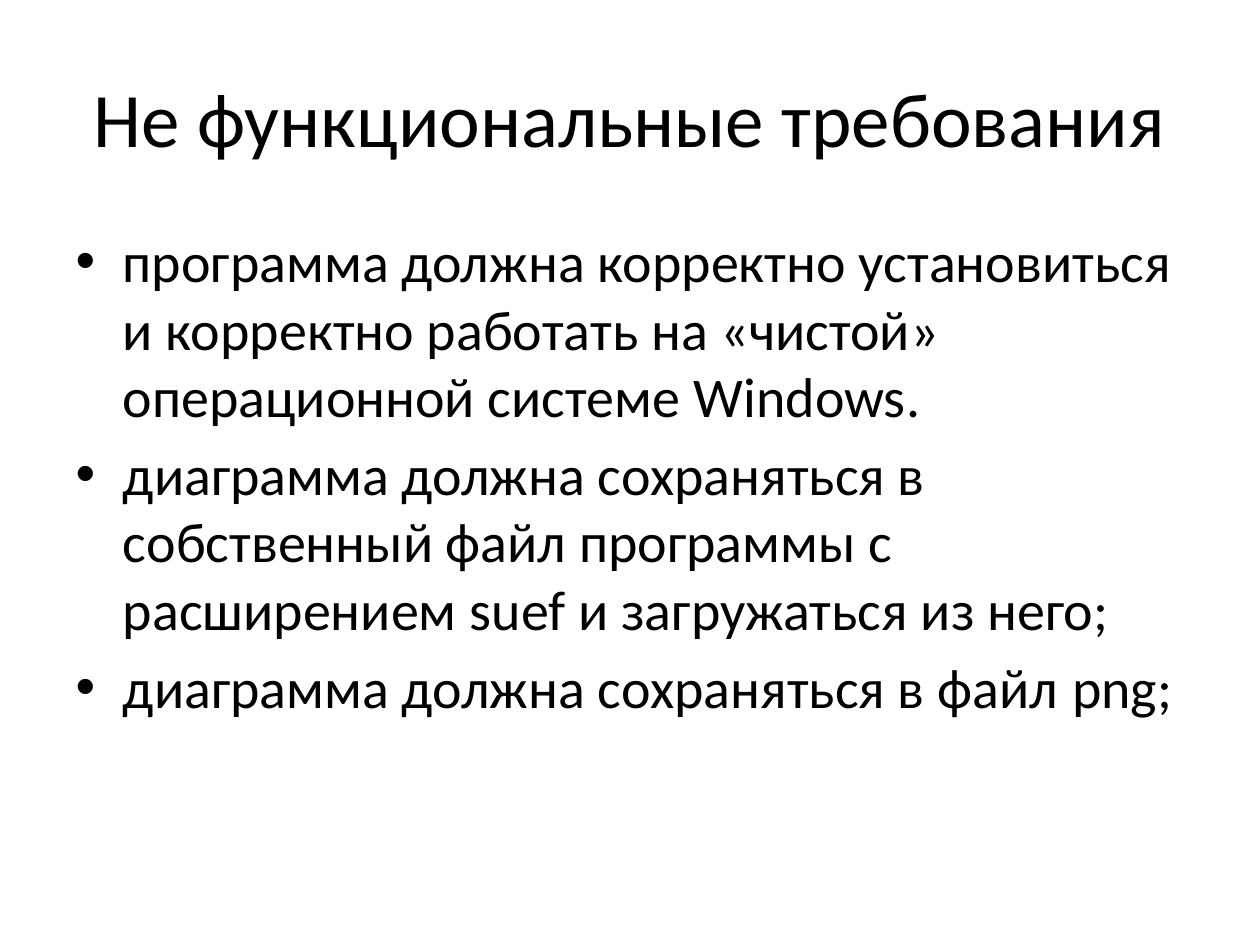
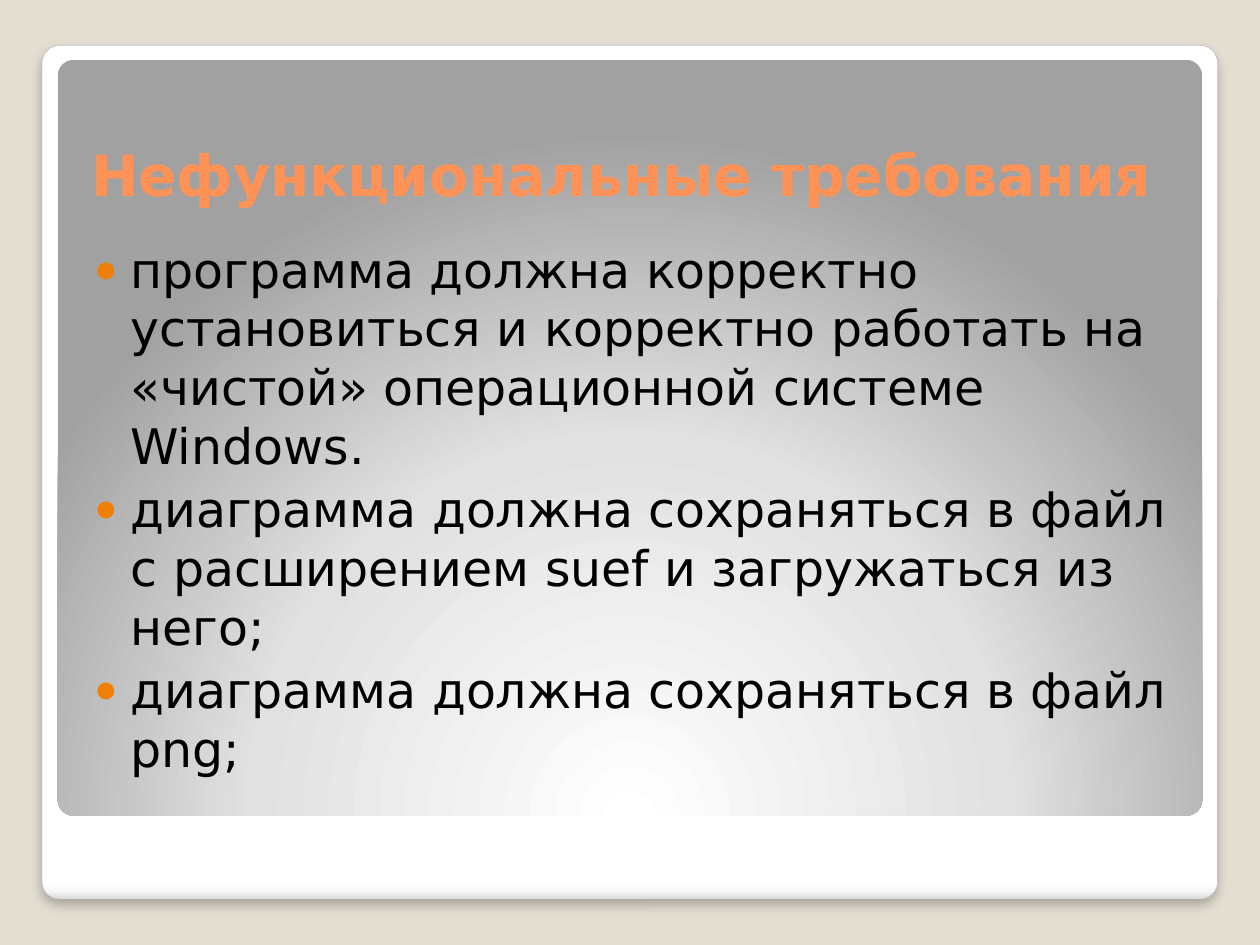
Before and after one commit to ARyaskov/SmilingMoose, a slide deck: slide 4 of Docs/ПрезентацияSumleditor.pptx. Drawn at 1260x945 pixels with LibreOffice and Linux fonts; fonts in the diff are those of the drawing. Boxes give left, top, right and bottom in pixels: in the first picture for what was removed or moved away, otherwise in the second. Text is boxed around its words. In the diff, an @@ line names an element or a change of style, - is before the commit and + after.

```diff
--- a/Docs/ПрезентацияSumleditor.pptx
+++ b/Docs/ПрезентацияSumleditor.pptx
@@ background #FFFFFF to #E3DED1 @@
@@ rounded rectangle added at [42,45,1217,900], fill gradient #FFFFFF to #F7F7F7 to #DADADA, outline #A4A4A4 0.16 pt @@
@@ rounded rectangle added at [58,59,1202,815], fill gradient #FFFFFF to #E1E1E1 to #A2A2A2 @@
@@ title removed at [94,94,1165,160] @@
-Не функциональные требования
@@ text "программа должна корректно установиться и ...": place and size @@
-text "программа должна корректно установиться и ..." at [123,254,1172,718]
+text "программа должна корректно установиться и ..." at [131,260,1166,778]
@@ text at [131,260,1166,778]: size 32 to 28 pt, font Calibri to DejaVu Sans in "программа должна корректно установиться и корректно работать ...", "диаграмма должна сохраняться в файл png;"; bullet • to ●; less space between paragraphs @@
@@ text at [131,489,1166,651]: text changed; size 32 to 28 pt; font Calibri to DejaVu Sans @@
-• диаграмма должна сохраняться в собственный файл программы с расширением suef и загружаться из него;
+● диаграмма должна сохраняться в файл с расширением suef и загружаться из него;
```
Also in this commit, not shown: 6 other slides changed, 8 slides added, 7 slides removed.
